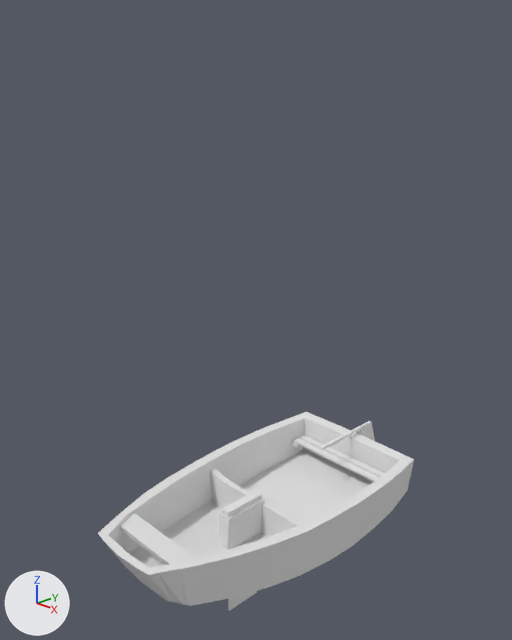
Before and after pictures for a commit that changed the Blender file Assets/BLEND/boat.blend.
Before and after are seen from a 50 mm lens placed at (3.15, -3.05, 3.1), pointed at (-0.13, 0.11, 1.48). The lights are fixed; the arrows at lower left show +X, +Y and +Z.
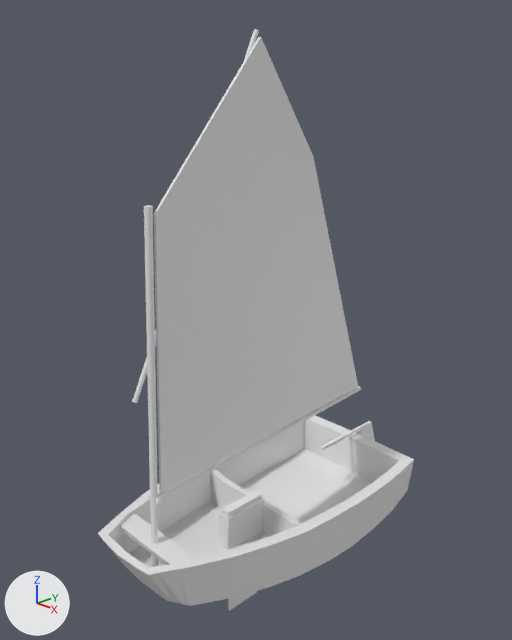
Commit message: Boat v1 finished :ooo

Where the newer file only moved an object's origin or applied its transform, the numbers keep the older frame.

Where the change shows, as pixel boxes (x1, y1, x2, y2) in the pictures (512 x 640 px):
'Sail', added
    after: (154, 37, 358, 493)
'Cube', reshaped
    before: (98, 412, 414, 611)
    after: (98, 416, 414, 611)
'Mast', added
    after: (144, 205, 159, 567)
'Boom', added
    after: (148, 386, 361, 506)
'Sprit', added
    after: (132, 29, 259, 403)
part 1 of me_cube, deleted
    before: (299, 435, 384, 477)
part 2 of me_cube, deleted
    before: (294, 438, 379, 481)
part 3 of me_cube, cut back
    before: (291, 441, 301, 447)
    after: (291, 436, 311, 444)

Edits to the bpy script that builds the scene:
```text
Change me_cube:
    where me_cube.from_pydata(...)  # 400 vertices, 363 faces; spans x 0.0..0.62, y -1.17..1.15, z -0.64..0.32
    used by ob_cube; location = (0.0, 0.0, 0.0)
    verts and faces of me_cube; kept vertices keep their numbers, new ones are numbered from 400
    before: 356 (0.51, 0.89, 0.09), 358 (0.49, 1.04, 0.1), 363 (0.41, 1.04, 0.1), 370 (0.51, 0.89, 0.06), 371 (0.41, 1.04, 0.07)
    before: 375 (0.49, 1.04, 0.07), 382 (0.43, 0.89, 0.09), 383 (0.43, 0.89, 0.07)
    me_cube part 1: the loose piece of 8 vertices spanning x 0.0..0.49, y 0.97..1.03, z 0.1..0.11 is deleted
    me_cube part 2: the loose piece of 8 vertices spanning x 0.0..0.49, y 0.9..0.96, z 0.1..0.11 is deleted
    me_cube part 3
    add delete_vertices([382, 383])  # with the faces that use them
    add faces += [(356, 358, 375, 370), (358, 363, 371, 375)]
Add me_cylinder_001:
    me_cylinder_001.from_pydata(...)  # 32 vertices, 18 faces; spans x -0.02..0.02, y -0.03..0.03, z -0.71..1.68
Add me_plane:
    me_plane.from_pydata([(-0.69, -0.99, 0.0), (1.04, -1.04, 0.0), (-1.61, -0.21, 0.02), (0.94, 0.9, 0.0), (-0.9, 0.27, 0.02), (-0.69, -0.99, 0.02), (1.04, -1.04, 0.02), (-1.61, -0.21, 0.04), (0.94, 0.9, 0.02), (-0.9, 0.27, 0.04)], [], [(4, 3, 1, 0), (2, 4, 0), (9, 5, 6, 8), (7, 5, 9), (2, 7, 9, 4), (1, 6, 5, 0), (4, 9, 8, 3), (3, 8, 6, 1), (0, 5, 7, 2)])
Add me_cylinder_002:
    me_cylinder_002.from_pydata(...)  # 32 vertices, 18 faces; spans x -0.02..0.02, y -0.03..0.02, z -0.26..2.0
Add me_cylinder:
    me_cylinder.from_pydata(...)  # 81 vertices, 70 faces; spans x 0.0..0.05, y -0.03..0.01, z -0.91..1.13
Add ob_sail:
    ob_sail = bpy.data.objects.new('Sail', me_plane)
    ob_sail.parent = ob_mast
    ob_sail.matrix_parent_inverse = Matrix(((1.0, 0.0, 0.0, 0.0), (0.0, 0.999, -0.0326, 0.906), (0.0, 0.0326, 0.999, -0.685), (0.0, 0.0, 0.0, 1.0)))
    ob_sail.location = (0.0, 0.202, 1.66)
    ob_sail.rotation_euler = (0.0, 1.571, 0.0)  # degrees (0, 90, 0)
Add ob_mast:
    ob_mast = bpy.data.objects.new('Mast', me_cylinder_001)
    ob_mast.parent = ob_cube
    ob_mast.location = (0.0, -0.883, 0.714)
    ob_mast.rotation_euler = (-0.0326, 0.0, 0.0)  # degrees (-1.9, 0, 0)
Add ob_sprit:
    ob_sprit = bpy.data.objects.new('Sprit', me_cylinder_002)
    ob_sprit.parent = ob_mast
    ob_sprit.matrix_parent_inverse = Matrix(((1.0, 0.0, 0.0, 0.0), (0.0, 0.999, -0.0326, 0.906), (0.0, 0.0326, 0.999, -0.685), (0.0, 0.0, 0.0, 1.0)))
    ob_sprit.location = (-0.0408, -0.844, 1.487)
    ob_sprit.rotation_euler = (-0.441, 0.0, -0.0482)  # degrees (-25, 0, -2.8)
Add ob_boom:
    ob_boom = bpy.data.objects.new('Boom', me_cylinder)
    ob_boom.parent = ob_mast
    ob_boom.matrix_parent_inverse = Matrix(((1.0, 0.0, 0.0, 0.0), (0.0, 0.999, -0.0326, 0.906), (0.0, 0.0326, 0.999, -0.685), (0.0, 0.0, 0.0, 1.0)))
    ob_boom.location = (0.0, 0.227, 0.649)
    ob_boom.rotation_euler = (1.623, 0.0, 0.0)  # degrees (93, 0, 0)
    _m = ob_boom.modifiers.new('Mirror', 'MIRROR')
    _m.use_clip = True
```
